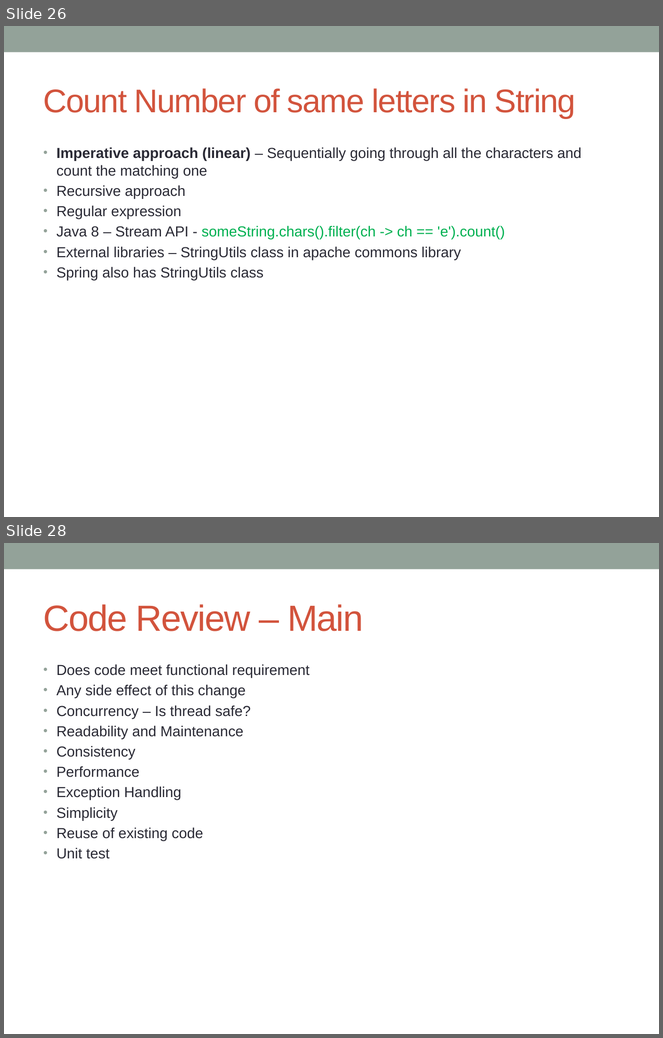
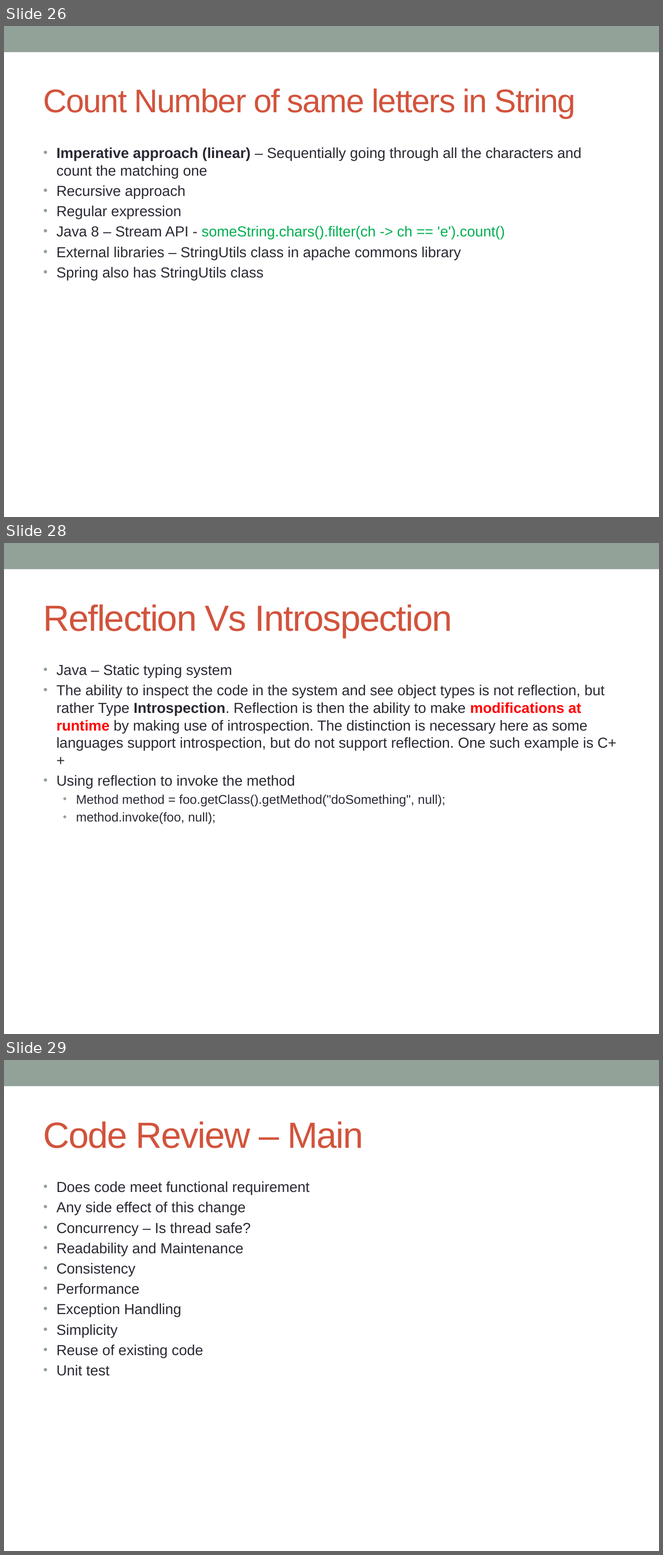
Before and after one commit to notionquest/ProjectDocumentation, a slide deck: CoreJava.pptx. Shown one above the other, each under a label of ours: slides 26 and 28 before the commit, slides 26, 28 and 29 after it; the slides between them are not shown. The pictures are 663x1038 and 663x1555 pixels, drawn with LibreOffice and Linux fonts; fonts in the diff are those of the drawing. Boxes give left, top, right and bottom in pixels: in the first picture for what was removed or moved away, otherwise in the second. Text is boxed around its words. In the diff, an @@ line names an element or a change of style, - is before the commit and + after.

Commit message:
Reflection vs Introspection

```diff
--- a/CoreJava.pptx
+++ b/CoreJava.pptx
@@ slide 28 added at [4,543,659,1034], background #FFFFFF; not listed: 1 template element that a slide beside it also shows @@
@@ title added at [44,604,453,638], 40 pt, text #D2533C @@
+Reflection Vs Introspection
@@ text added at [57,664,617,824], 16 pt, text #292934 @@
+• Java – Static typing system
+• The ability to inspect the code in the system and see object types is not reflection, but rather Type Introspection. Reflection is then the ability to make modifications at runtime by making use of introspection. The distinction is necessary here as some languages support introspection, but do not support reflection. One such example is C++
+• Using reflection to invoke the method
+  • Method method = foo.getClass().getMethod("doSomething", null);
+  • method.invoke(foo, null);
@@ what was slide 28 is now slide 29 @@
```
Also in this commit, not shown: 1 slide changed.
